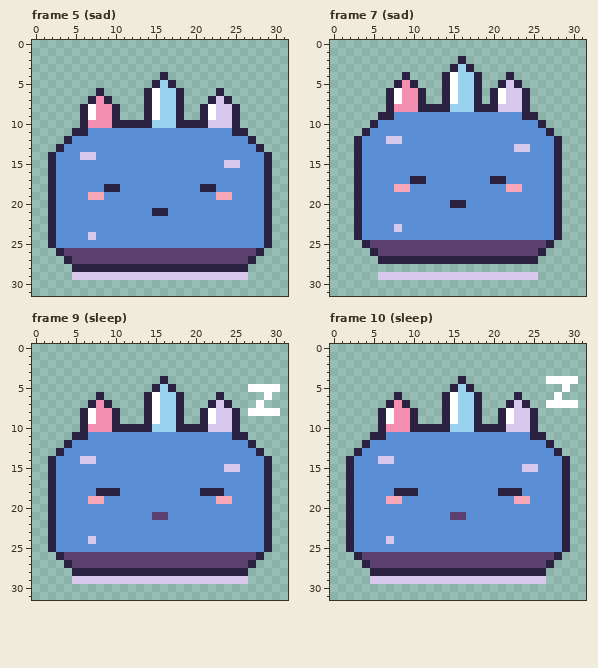
Edited in one commit: pixel-art file (art/characters/cave/geodon.aseprite). The picture above was drawn from the file before the commit.
32x32 pixels, 24 frames. Shown: frame 5 (sad), frame 7 (sad), frame 9 (sleep), frame 10 (sleep). The commit also changed other frames, which this record leaves out.
Once edited:
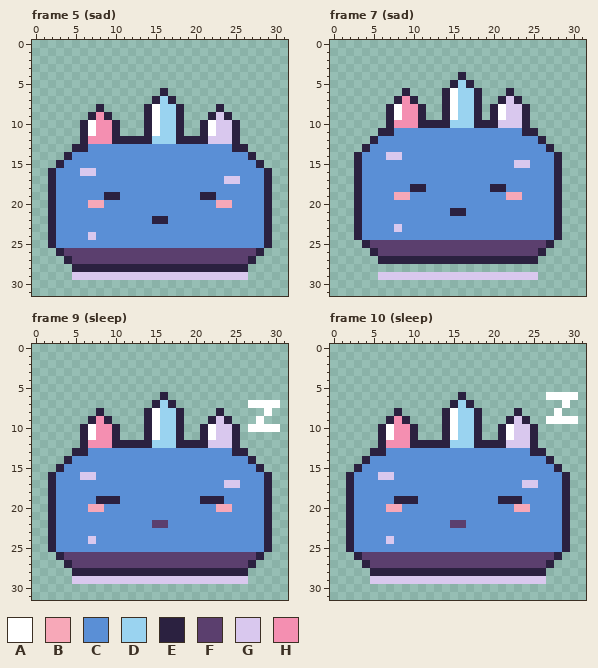
Palette (. is transparent): A #ffffff  B #f7a8b8  C #5a8fd6  D #9ad3f0  E #2b2140  F #5b3f6e  G #d9c8ee  H #f48fb1
Changes in this commit:
Changed rows in their new state; - is an unchanged pixel.
Frame 5 (sad), layer "pet":
first column x 2:
 4 --------------.-------------
 5 -------------...------------
 6 ------.-----..E..----.------
 7 -----...----.E-E.---...-----
 8 ----..E..----------..E..----
 9 ----.E-E.----------.E-E.----
10 -----A---...-A---..-A-------
11 ---.-AHHE...EADDE..EAGG-.---
12 --..EHHHEEEEEDDDEEEEGGGE..--
13 -..EE------------------EE..-
14 ..E-CC-------------------E..
15 .E--------------------CC--E.
16 ----GG----------------------
17 ----------------------GG----
18 -------CC----------CC-------
19 -----CCEE----------EECC-----
20 -----BB--------------BB-----
21 -------------CC-------------
22 -------------EE-------------
Frame 7 (sad), layer "pet":
first column x 3:
 2 -------------.------------
 3 ------------...-----------
 4 ------.----..E..---.------
 5 -----...---.E-E.--...-----
 6 ----..E..--------..E..----
 7 ----.E-E.--------.E-E.----
 8 -----A---..-A---.-A-------
 9 ---.-AHHE..EADDE.EAGG-.---
10 --..EHHHEEEEDDDEEEGGGE..--
11 -..EE----------------EE..-
12 ..E-CC-----------------E..
13 .E------------------CC--E.
14 ----GG--------------------
15 --------------------GG----
17 -------CC--------CC-------
18 -----CCEE--------EECC-----
19 -----BB------------BB-----
20 ------------CC------------
21 ------------EE------------
Frame 9 (sleep), layer "pet":
first column x 2:
 4 --------------.--------------
 5 -------------...---------....
 6 ------.-----..E..----.-----.-
 7 -----...----.E-E.---...--A-AA
 8 ----..E..----------..E..-..-.
 9 ----.E-E.----------.E-E.--A--
10 -----A---...-A---..-A----AAAA
11 ---.-AHHE...EADDE..EAGG-.----
12 --..EHHHEEEEEDDDEEEEGGGE..---
13 -..EE------------------EE..--
14 ..E-CC-------------------E..-
15 .E--------------------CC--E.-
16 ----GG-----------------------
17 ----------------------GG-----
18 ------CCC----------CCC-------
19 -----CEEE----------EEEC------
20 -----BB--------------BB------
21 -------------CC--------------
22 -------------FF--------------
Frame 10 (sleep), layer "pet":
first column x 2:
 4 --------------.----------....
 5 -------------...-----------.-
 6 ------.-----..E..----.---A-AA
 7 -----...----.E-E.---...--..-.
 8 ----..E..----------..E..--A--
 9 ----.E-E.----------.E-E.-AAAA
10 -----A---...-A---..-A--------
11 ---.-AHHE...EADDE..EAGG-.----
12 --..EHHHEEEEEDDDEEEEGGGE..---
13 -..EE------------------EE..--
14 ..E-CC-------------------E..-
15 .E--------------------CC--E.-
16 ----GG-----------------------
17 ----------------------GG-----
18 ------CCC----------CCC-------
19 -----CEEE----------EEEC------
20 -----BB--------------BB------
21 -------------CC--------------
22 -------------FF--------------
Changed places in both pictures, as pixel boxes (x1, y1, x2, y2):
changed: (48, 72, 272, 208)
changed: (152, 208, 168, 224)
changed: (354, 56, 562, 216)
changed: (48, 376, 280, 512)
changed: (152, 512, 168, 528)
changed: (346, 376, 578, 512)
changed: (450, 512, 466, 528)
